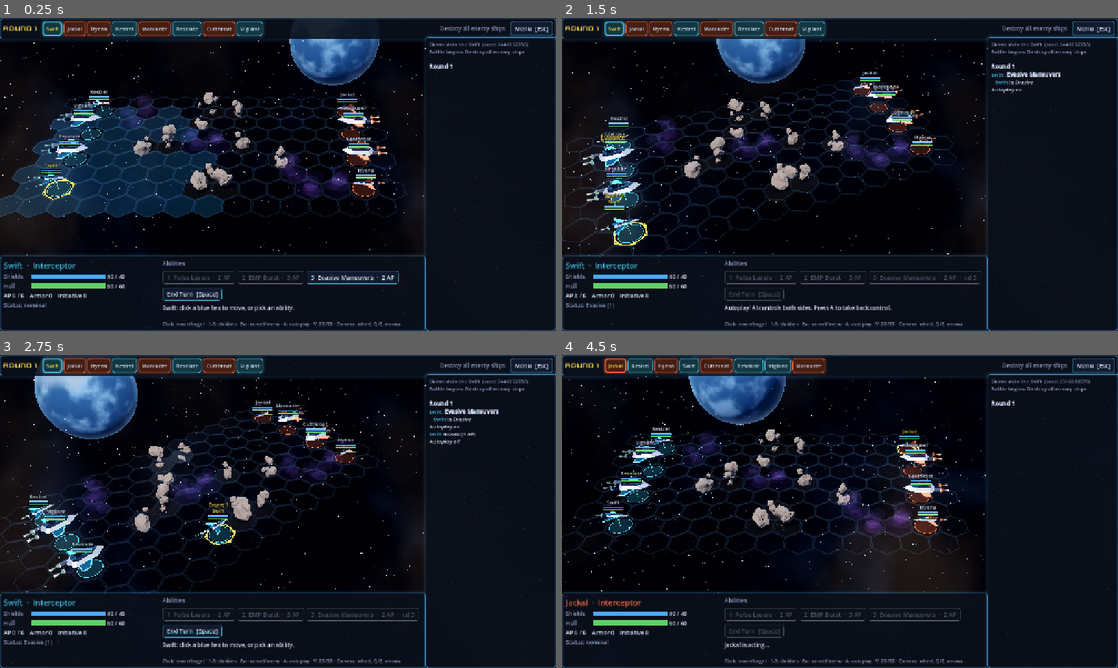
Above: before the commit, frames 1-4 (two rows, left to right).
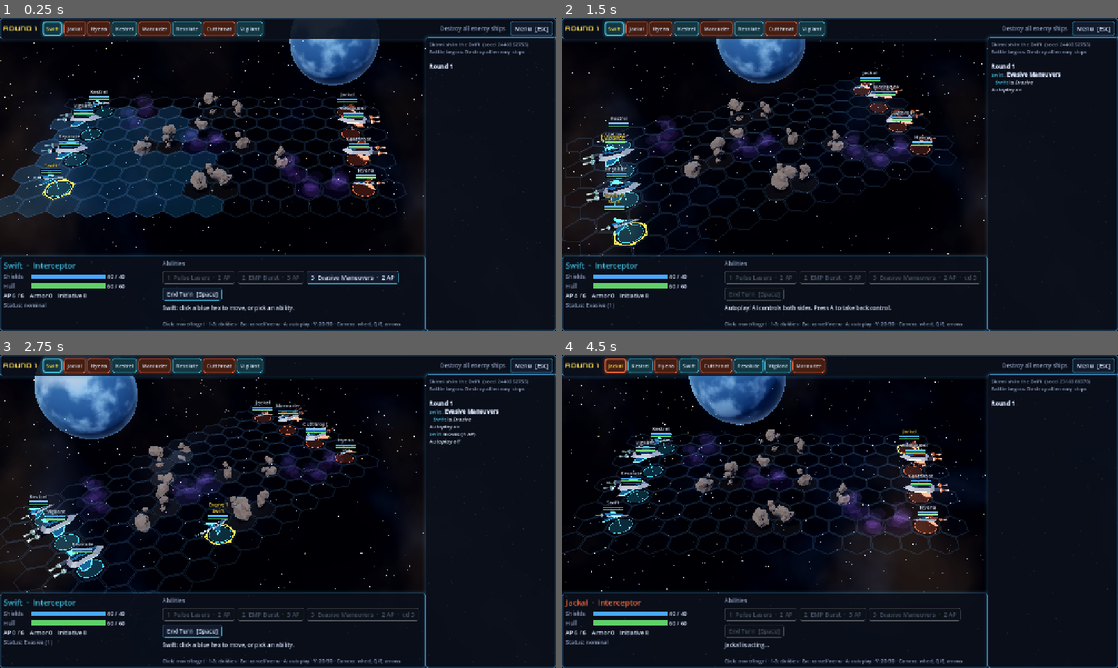
Above: after the commit, the same moments.

Repository: jamesedchristie/space-homm
Game: Godot game, scene res://src/presentation/tactical/battle_screen.tscn
The game is run twice, just before and just after one commit, with the same random seed, the same clock (stepped at 60 frames per second) and the same inputs. This scene is started directly instead of the project's main scene.
Inputs (mouse positions are in pixels of both pictures, inside the frame that each line leads up to):
- Up to frame 1 (0.25 s): no input
- Up to frame 2 (1.5 s): click "3 Evasive Maneuvers · 2 AP" at 0.5 s; tap A at 1.25 s; move the mouse to (962, 158) at 1.27 s; hold Right from 1.28 s (still down); tap Q at 1.35 s; click (962, 158) at 1.42 s
- Up to frame 3 (2.75 s): tap Space at 1.52 s; release Right at 2 s; tap A at 2 s; drag from (166, 527) to (250, 574) at 2.02 s
- Up to frame 4 (4.5 s): click "End Turn [Space]" at 2.75 s; click "Menu [Esc]" at 3.5 s; click "Restart" at 4.25 s

The runs differ from the first frame. In frame 1, 1.4% of the frame differs, in the area x 7-68%, y 23-55%; in frame 2, 1.4%; in frame 3, 1.5%, in the area x 5-63%, y 17-70%; in frame 4, 1.4%.

Commit message:
Ship hull plating, darker asteroids
A plating shader for ship models ("plating": true in models.json): staggered
hull plates with fine seams, per-plate tone and roughness, light weathering,
and rows of lit windows on side plates. Triplanar from model space, so the
procedural meshes need no UVs. Asteroids are darker and matte.

Co-Authored-By: Claude Opus 5.5 <noreply@anthropic.com>
Claude-Session: https://claude.ai/code/session_011S8DfbG2VPjJYDMcXDFx8r

Diff:
--- a/data/models/models.json
+++ b/data/models/models.json
@@ -1,5 +1,6 @@
 {
   "frigate": {
+    "plating": true,
     "description": "Workhorse warship: broad armoured hull, dorsal turret, twin engines.",
     "parts": [
       {"type": "hull", "outline": [[0.78, 0], [0.4, 0.3], [-0.5, 0.36], [-0.68, 0.22], [-0.68, -0.22], [-0.5, -0.36], [0.4, -0.3]], "height": 0.24, "bevel": 0.32, "taper": 0.2, "material": "hull"},
@@ -20,6 +21,7 @@
     ]
   },
   "interceptor": {
+    "plating": true,
     "description": "Fast dart: needle hull, swept wings, single big engine.",
     "parts": [
       {"type": "hull", "outline": [[0.72, 0], [-0.42, 0.15], [-0.55, 0], [-0.42, -0.15]], "height": 0.14, "bevel": 0.4, "material": "hull"},
@@ -34,6 +36,7 @@
     ]
   },
   "destroyer": {
+    "plating": true,
     "description": "Heavy warship: long armoured hull, raised bridge, twin turrets, triple engines.",
     "parts": [
       {"type": "hull", "outline": [[0.98, 0], [0.62, 0.28], [-0.62, 0.42], [-0.86, 0.3], [-0.86, -0.3], [-0.62, -0.42], [0.62, -0.28]], "height": 0.3, "bevel": 0.28, "taper": 0.2, "material": "hull"},
@@ -57,6 +60,7 @@
     ]
   },
   "station": {
+    "plating": true,
     "description": "Defense platform: armoured hub, cross of gun arms, glowing core.",
     "parts": [
       {"type": "cylinder", "radius": 0.42, "length": 0.22, "axis": "y", "segments": 8, "at": [0, 0.22, 0], "material": "hull"},
--- a/src/presentation/models/model_factory.gd
+++ b/src/presentation/models/model_factory.gd
@@ -22,6 +22,9 @@
 
 const PLUME := preload("res://src/presentation/shaders/engine_plume.gdshader")
 const NAV_LIGHT := preload("res://src/presentation/shaders/nav_light.gdshader")
+const PLATING := preload("res://src/presentation/shaders/ship_plating.gdshader")
+## Materials that get hull plating on models marked "plating": true.
+const PLATED := {"hull": 0.14, "dark": 0.0}
 ## Blinking light materials: [color, period, phase].
 const LIGHTS := {
 	"light_red": [Color(1.0, 0.18, 0.15), 1.4, 0.0],
@@ -44,10 +47,14 @@
 	root.name = model_id
 	var style_def: Dictionary = data.species.get(style, {}).get("style", {})
 	var meshes := _meshes_for(data, model_id, style if not style_def.is_empty() else "")
+	var plated := bool(data.models.get(model_id, {}).get("plating", false))
 	for material_name: String in meshes:
 		var mi := MeshInstance3D.new()
 		mi.mesh = meshes[material_name]
-		mi.material_override = _styled_material(material_name, team_color, style_def)
+		var mat := _styled_material(material_name, team_color, style_def)
+		if plated and PLATED.has(material_name) and mat is StandardMaterial3D:
+			mat = _plated(mat as StandardMaterial3D, float(PLATED[material_name]))
+		mi.material_override = mat
 		root.add_child(mi)
 	_add_plumes(root, data, model_id, team_color)
 	return root
@@ -177,8 +184,9 @@
 			m.emission = team_color.lightened(0.15)
 			m.emission_energy_multiplier = 1.6
 		"rock":
-			m.albedo_color = Color("6e6258")
-			m.roughness = 0.95
+			m.albedo_color = Color("4d453f")
+			m.roughness = 1.0
+			m.metallic = 0.0
 		"hazard":
 			m.albedo_color = Color("d9b026")
 			m.roughness = 0.7
@@ -233,6 +241,24 @@
 	m.albedo_color = Color(style_def[material_name])
 	if m.emission_enabled:
 		m.emission = Color(style_def[material_name])
+	_material_cache[key] = m
+	return m
+
+
+## The plating shader carrying a standard material's colour and finish.
+static func _plated(base: StandardMaterial3D, windows: float) -> ShaderMaterial:
+	var key := "plated:%s:%s:%s" % [base.albedo_color.to_html(), base.emission.to_html() if base.emission_enabled else "-", windows]
+	if _material_cache.has(key):
+		return _material_cache[key]
+	var m := ShaderMaterial.new()
+	m.shader = PLATING
+	m.set_shader_parameter("albedo", base.albedo_color)
+	m.set_shader_parameter("metallic", base.metallic)
+	m.set_shader_parameter("roughness", base.roughness)
+	if base.emission_enabled:
+		m.set_shader_parameter("emission_color", base.emission)
+		m.set_shader_parameter("emission_energy", base.emission_energy_multiplier)
+	m.set_shader_parameter("window_density", windows)
 	_material_cache[key] = m
 	return m
 
--- /dev/null
+++ b/src/presentation/shaders/ship_plating.gdshader
@@ -0,0 +1,80 @@
+shader_type spatial;
+// Hull plating for ship models: staggered panels with dark seams, a slight
+// per-panel tone and roughness variation, and (on side-facing hull) rows of
+// small lit windows. Works from model-space position and normal (triplanar),
+// so the procedural meshes need no UVs.
+
+uniform vec4 albedo : source_color = vec4(0.67, 0.7, 0.75, 1.0);
+uniform float metallic = 0.55;
+uniform float roughness = 0.4;
+uniform vec4 emission_color : source_color = vec4(0.0, 0.0, 0.0, 1.0);
+uniform float emission_energy = 0.0;
+// Panels per model unit (a unit is one hex radius).
+uniform float panel_scale = 5.5;
+uniform float seam_strength = 0.28;
+uniform float tone_variation = 0.1;
+// 0..1: share of side panels that carry a window.
+uniform float window_density = 0.0;
+uniform vec4 window_color : source_color = vec4(1.0, 0.86, 0.6, 1.0);
+
+varying vec3 model_pos;
+varying vec3 model_normal;
+
+float hash2(vec2 p) {
+	return fract(sin(dot(p, vec2(127.1, 311.7))) * 43758.5453);
+}
+
+void vertex() {
+	model_pos = VERTEX;
+	model_normal = NORMAL;
+}
+
+void fragment() {
+	vec3 n = abs(normalize(model_normal));
+	vec2 uv;
+	float face;
+	if (n.y >= n.x && n.y >= n.z) {
+		uv = model_pos.xz;
+		face = 0.0;
+	} else if (n.x >= n.z) {
+		uv = model_pos.zy;
+		face = 1.0;
+	} else {
+		uv = model_pos.xy;
+		face = 2.0;
+	}
+	// Long plates along the hull (x), staggered every other row; some plates
+	// are split in two so the pattern doesn't read as a regular grid.
+	vec2 p = uv * vec2(panel_scale, panel_scale * 1.7);
+	float row = floor(p.y);
+	p.x += hash2(vec2(row, face)) * 0.8;
+	vec2 cell = floor(p);
+	vec2 f = fract(p);
+	float id = hash2(cell + face * 17.0);
+	if (id > 0.6) {
+		f.x = fract(f.x * 2.0);
+		cell.x += step(0.5, fract(p.x)) * 0.5;
+		id = hash2(cell + face * 31.0);
+	}
+	// Seams: thin dark lines at the plate edges, softened with distance.
+	float edge = min(min(f.x, 1.0 - f.x) * 0.5, min(f.y, 1.0 - f.y));
+	float width = fwidth(p.y) * 0.9;
+	float seam = 1.0 - smoothstep(width * 0.5, width * 1.5 + 0.01, edge);
+	// Broad, low-frequency weathering on top of per-plate tone.
+	float grime = hash2(floor(uv * 1.7) + face) * 0.5 + hash2(floor(uv * 3.1) + 3.0) * 0.5;
+	vec3 base = albedo.rgb * (1.0 + (id - 0.5) * tone_variation) * (0.94 + grime * 0.08);
+	base *= 1.0 - seam * seam_strength;
+	ALBEDO = base;
+	METALLIC = metallic;
+	ROUGHNESS = clamp(roughness + (id - 0.5) * 0.2 + seam * 0.25, 0.05, 1.0);
+	vec3 glow = emission_color.rgb * emission_energy;
+	// Windows: small bright slots on side plates (not on top or bottom).
+	if (window_density > 0.0 && face > 0.5 && n.y < 0.35) {
+		vec2 w = abs(f - vec2(0.5, 0.45));
+		float slot = step(w.x, 0.16) * step(w.y, 0.12);
+		float lit = step(id, window_density) * slot;
+		glow += window_color.rgb * lit * 2.2;
+		ALBEDO = mix(ALBEDO, window_color.rgb * 0.3, lit);
+	}
+	EMISSION = glow;
+}
Not shown, added: src/presentation/shaders/ship_plating.gdshader.uid
